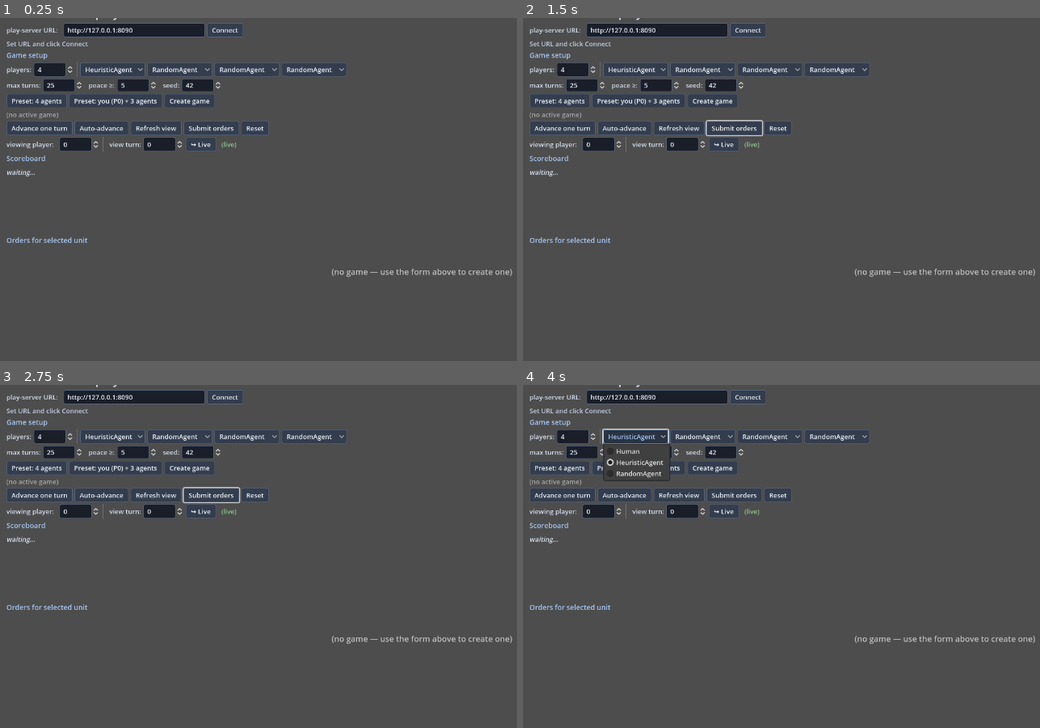
Above: before the commit, frames 1-4 (two rows, left to right).
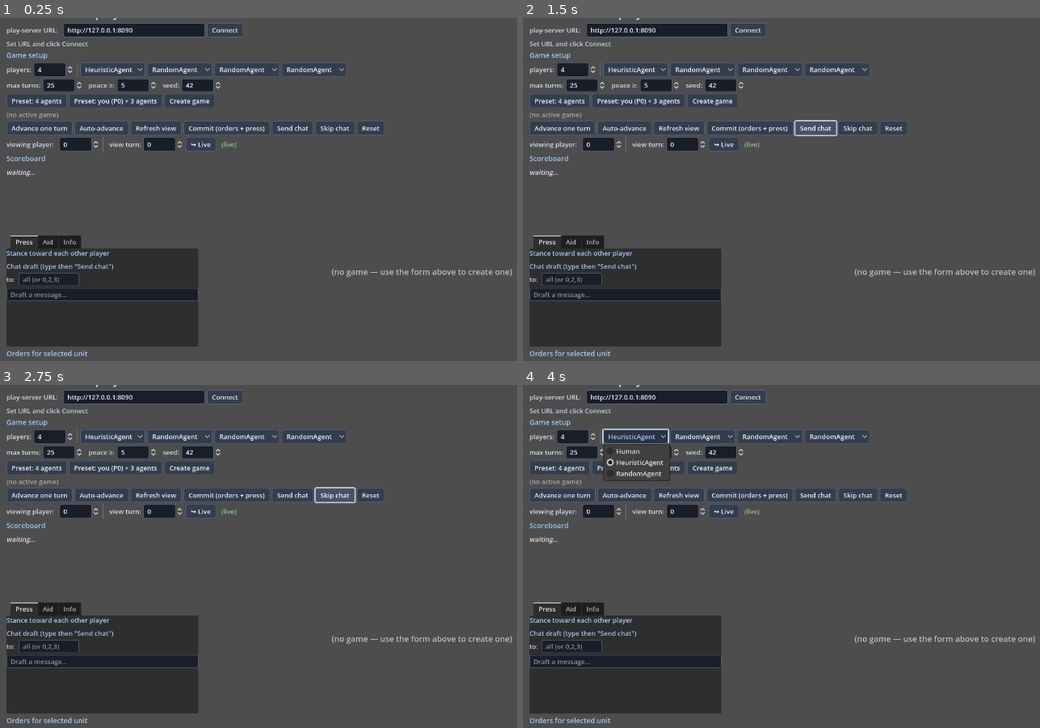
Above: after the commit, the same moments.

Repository: dbyrne/foedus-godot
Game: Godot game, scene res://scenes/Main.tscn
Two runs of this game, one before a commit and one after it. Both use one fixed random seed, a clock stepped at 60 frames per second and the inputs below.
Inputs (mouse positions are in pixels of both pictures, inside the frame that each line leads up to):
- Up to frame 1 (0.25 s): no input
- Up to frame 2 (1.5 s): click "Submit orders" (after the commit: "Commit (orders + press)") at 0.5 s; click (817, 127) at 1.25 s, where only the run after the commit has a clickable "Send chat"
- Up to frame 3 (2.75 s): click (336, 494) at 2 s, where only the run after the commit has a clickable "Skip chat"
- Up to frame 4 (4 s): click (859, 494) at 2.75 s, where only the run after the commit has a clickable "Skip chat"; click "HeuristicAgent" at 3.5 s

The runs differ from the first frame. In frame 1, 12% of the frame differs, in the area x 1-75%, y 29-99%; in frame 2, 12%; in frame 3, 12%; in frame 4, 12%.

Commit message:
Bundle 4 UI: press v0 commit flow + aid spending + trust ledger
Switches the human-seat flow from the legacy /orders + /advance to the
press v0 /chat + /commit endpoints, surfaces all Bundle 4 state in a
new TabContainer panel (Press / Aid / Info), and adds buttons for
chat-send and chat-skip.

GameClient.gd:
- press_chat(game_id, player, draft) — POST /chat (null draft = skip).
- press_commit(game_id, player, press, orders, aid_spends) — POST /commit
  with the full Bundle 4 payload.

scenes/Main.tscn:
- New "Bundle4Tabs" TabContainer between OutputLabel and OrderHeader,
  containing three scrollable tabs:
  * Press: per-player stance OptionButton list + chat draft input.
  * Aid: token-balance label, list of click-to-spend ally-intent
    buttons, and a trust-ledger grid (n×n cells, color-coded).
  * Info: détente streak indicator + observed-betrayals list.
- HBoxButtons gains "Send chat" and "Skip chat" buttons; SubmitBtn
  relabeled "Commit (orders + press)" but kept at the same node path so
  Main.gd's @onready references still resolve.

Main.gd:
- _on_submit_pressed routes through press_commit (with stance dict
  built from per-player dropdowns + aid_spends array from toggle
  buttons + orders dict from existing pending_orders).
- _on_send_chat_pressed reads recipients (comma-separated pids; blank
  = public broadcast) + body and POSTs /chat with non-null draft.
- _on_skip_chat_pressed POSTs /chat with null draft to signal chat-done.
- _populate_stance_list, _populate_aid_panel, _populate_info_panel
  rebuild the new tab contents on each /view response.
- /commit and /chat responses route through _on_response and trigger
  refresh_view automatically.

test_smoke.gd:
- Verifies the new node paths exist in the scene graph.

test_e2e.gd:
- Adds step 5: after auto-advance, fetches a live /view and asserts
  Bundle 4 fields are present (your_aid_tokens, your_aid_pending,
  your_betrayals, last_press, state.aid_tokens, state.aid_given,
  state.round_aid_pending). Validated against a foedus play-server
  carrying the matching wire-protocol changes.

Note on scope:
- This PR depends on foedus#15 (Bundle 4) which adds the wire
  serialization, view_for fields, and /commit aid_spends payload.
- Intent-declaration UI is intentionally NOT implemented for v1.
  Aid spends still work because they target the recipient's actual
  canon, not the spender's intents. A future bundle adds an Intents
  tab so humans can publish planned moves for cross-support.

Co-Authored-By: Claude Opus 4.7 (1M context) <noreply@anthropic.com>

Diff:
--- a/scenes/Main.tscn
+++ b/scenes/Main.tscn
@@ -171,7 +171,15 @@
 
 [node name="SubmitBtn" type="Button" parent="VBox/HBoxButtons"]
 layout_mode = 2
-text = "Submit orders"
+text = "Commit (orders + press)"
+
+[node name="SendChatBtn" type="Button" parent="VBox/HBoxButtons"]
+layout_mode = 2
+text = "Send chat"
+
+[node name="SkipChatBtn" type="Button" parent="VBox/HBoxButtons"]
+layout_mode = 2
+text = "Skip chat"
 
 [node name="ResetBtn" type="Button" parent="VBox/HBoxButtons"]
 layout_mode = 2
@@ -236,6 +244,97 @@
 text = "[i]waiting...[/i]"
 fit_content = true
 
+[node name="Bundle4Tabs" type="TabContainer" parent="VBox/HSplit/LeftPanel"]
+custom_minimum_size = Vector2(0, 220)
+layout_mode = 2
+size_flags_vertical = 3
+
+[node name="Press" type="ScrollContainer" parent="VBox/HSplit/LeftPanel/Bundle4Tabs"]
+layout_mode = 2
+
+[node name="VBox" type="VBoxContainer" parent="VBox/HSplit/LeftPanel/Bundle4Tabs/Press"]
+layout_mode = 2
+size_flags_horizontal = 3
+
+[node name="StanceHeader" type="Label" parent="VBox/HSplit/LeftPanel/Bundle4Tabs/Press/VBox"]
+layout_mode = 2
+text = "Stance toward each other player"
+theme_override_colors/font_color = Color(0.65, 0.78, 0.95, 1)
+
+[node name="StanceList" type="VBoxContainer" parent="VBox/HSplit/LeftPanel/Bundle4Tabs/Press/VBox"]
+layout_mode = 2
+
+[node name="ChatHeader" type="Label" parent="VBox/HSplit/LeftPanel/Bundle4Tabs/Press/VBox"]
+layout_mode = 2
+text = "Chat draft (type then \"Send chat\")"
+theme_override_colors/font_color = Color(0.65, 0.78, 0.95, 1)
+
+[node name="ChatRow" type="HBoxContainer" parent="VBox/HSplit/LeftPanel/Bundle4Tabs/Press/VBox"]
+layout_mode = 2
+
+[node name="RecipientsLabel" type="Label" parent="VBox/HSplit/LeftPanel/Bundle4Tabs/Press/VBox/ChatRow"]
+layout_mode = 2
+text = "to: "
+
+[node name="RecipientsEdit" type="LineEdit" parent="VBox/HSplit/LeftPanel/Bundle4Tabs/Press/VBox/ChatRow"]
+custom_minimum_size = Vector2(120, 0)
+layout_mode = 2
+placeholder_text = "all (or 0,2,3)"
+
+[node name="ChatBodyEdit" type="LineEdit" parent="VBox/HSplit/LeftPanel/Bundle4Tabs/Press/VBox"]
+layout_mode = 2
+placeholder_text = "Draft a message..."
+
+[node name="Aid" type="ScrollContainer" parent="VBox/HSplit/LeftPanel/Bundle4Tabs"]
+visible = false
+layout_mode = 2
+
+[node name="VBox" type="VBoxContainer" parent="VBox/HSplit/LeftPanel/Bundle4Tabs/Aid"]
+layout_mode = 2
+size_flags_horizontal = 3
+
+[node name="AidBalance" type="Label" parent="VBox/HSplit/LeftPanel/Bundle4Tabs/Aid/VBox"]
+layout_mode = 2
+text = "Aid tokens: 0"
+theme_override_font_sizes/font_size = 14
+
+[node name="AidSpendHeader" type="Label" parent="VBox/HSplit/LeftPanel/Bundle4Tabs/Aid/VBox"]
+layout_mode = 2
+text = "Backable ally intents (1 token each)"
+theme_override_colors/font_color = Color(0.65, 0.78, 0.95, 1)
+
+[node name="AidSpendList" type="VBoxContainer" parent="VBox/HSplit/LeftPanel/Bundle4Tabs/Aid/VBox"]
+layout_mode = 2
+
+[node name="TrustHeader" type="Label" parent="VBox/HSplit/LeftPanel/Bundle4Tabs/Aid/VBox"]
+layout_mode = 2
+text = "Trust ledger (rows: aid given to columns)"
+theme_override_colors/font_color = Color(0.65, 0.78, 0.95, 1)
+
+[node name="TrustGrid" type="GridContainer" parent="VBox/HSplit/LeftPanel/Bundle4Tabs/Aid/VBox"]
+layout_mode = 2
+
+[node name="Info" type="ScrollContainer" parent="VBox/HSplit/LeftPanel/Bundle4Tabs"]
+visible = false
+layout_mode = 2
+
+[node name="VBox" type="VBoxContainer" parent="VBox/HSplit/LeftPanel/Bundle4Tabs/Info"]
+layout_mode = 2
+size_flags_horizontal = 3
+
+[node name="DetenteIndicator" type="Label" parent="VBox/HSplit/LeftPanel/Bundle4Tabs/Info/VBox"]
+layout_mode = 2
+text = "Détente streak: 0 / threshold N (disabled)"
+theme_override_font_sizes/font_size = 14
+
+[node name="BetrayalsHeader" type="Label" parent="VBox/HSplit/LeftPanel/Bundle4Tabs/Info/VBox"]
+layout_mode = 2
+text = "Betrayals observed by you"
+theme_override_colors/font_color = Color(0.65, 0.78, 0.95, 1)
+
+[node name="BetrayalsList" type="VBoxContainer" parent="VBox/HSplit/LeftPanel/Bundle4Tabs/Info/VBox"]
+layout_mode = 2
+
 [node name="OrderHeader" type="Label" parent="VBox/HSplit/LeftPanel"]
 layout_mode = 2
 text = "Orders for selected unit"
--- a/scripts/GameClient.gd
+++ b/scripts/GameClient.gd
@@ -104,3 +104,38 @@
 
 func history_view(game_id: String, turn: int, player: int) -> void:
 	get_request("/games/%s/history/%d/view/%d" % [game_id, turn, player])
+
+
+# --- Press v0 + Bundle 4 -----------------------------------------------------
+##
+## Press v0 round flow per turn:
+##   1. Each human seat calls press_chat(player, draft) zero or more times
+##      with a non-null draft to broadcast/DM messages. A null draft
+##      signals "chat done" (no further chat from this seat).
+##   2. Once every human has signaled chat-done, /commit is unblocked.
+##   3. Each human seat calls press_commit(player, press, orders, aid_spends)
+##      atomically. When all have committed, the server resolves the round.
+##
+## Bundle 4 adds aid_spends to /commit — list of {target_unit, target_order}
+## dicts. Aid is gated on mutual-ALLY stance with the recipient in the
+## previous turn's locked press.
+
+
+func press_chat(game_id: String, player: int,
+		draft: Variant) -> void:
+	## Send a chat draft (or null to signal chat-done).
+	## `draft` shape: {recipients: null | [int, ...], body: String}
+	post_request("/games/%s/chat" % game_id,
+			{"player": player, "draft": draft})
+
+
+func press_commit(game_id: String, player: int, press: Dictionary,
+		orders: Dictionary, aid_spends: Array = []) -> void:
+	## Submit press tokens + orders + (optional) aid spends atomically.
+	## Server returns 425 if chat phase isn't complete yet.
+	post_request("/games/%s/commit" % game_id, {
+		"player": player,
+		"press": press,
+		"orders": orders,
+		"aid_spends": aid_spends,
+	})
--- a/scripts/Main.gd
+++ b/scripts/Main.gd
@@ -50,6 +50,17 @@
 @onready var scoreboard_list: VBoxContainer = $VBox/HSplit/LeftPanel/ScoreboardList
 @onready var game_over_banner: PanelContainer = $VBox/GameOverBanner
 @onready var game_over_label: Label = $VBox/GameOverBanner/GameOverLabel
+# Bundle 4 / press v0 UI:
+@onready var send_chat_btn: Button = $VBox/HBoxButtons/SendChatBtn
+@onready var skip_chat_btn: Button = $VBox/HBoxButtons/SkipChatBtn
+@onready var stance_list: VBoxContainer = $VBox/HSplit/LeftPanel/Bundle4Tabs/Press/VBox/StanceList
+@onready var chat_recipients_edit: LineEdit = $VBox/HSplit/LeftPanel/Bundle4Tabs/Press/VBox/ChatRow/RecipientsEdit
+@onready var chat_body_edit: LineEdit = $VBox/HSplit/LeftPanel/Bundle4Tabs/Press/VBox/ChatBodyEdit
+@onready var aid_balance_label: Label = $VBox/HSplit/LeftPanel/Bundle4Tabs/Aid/VBox/AidBalance
+@onready var aid_spend_list: VBoxContainer = $VBox/HSplit/LeftPanel/Bundle4Tabs/Aid/VBox/AidSpendList
+@onready var trust_grid: GridContainer = $VBox/HSplit/LeftPanel/Bundle4Tabs/Aid/VBox/TrustGrid
+@onready var detente_indicator: Label = $VBox/HSplit/LeftPanel/Bundle4Tabs/Info/VBox/DetenteIndicator
+@onready var betrayals_list: VBoxContainer = $VBox/HSplit/LeftPanel/Bundle4Tabs/Info/VBox/BetrayalsList
 
 var seat_options: Array[OptionButton] = []
 var client: GameClient
@@ -59,6 +70,14 @@
 var selected_unit_id: int = -1
 var pending_orders: Dictionary = {}
 var _was_terminal: bool = false
+# Bundle 4 / press v0 state. `pending_stance` maps other_player_id -> stance
+# string ("ally"|"neutral"|"hostile"). `pending_aid` is an array of
+# {target_unit, target_order} dicts ready to send on /commit.
+var pending_stance: Dictionary = {}
+var pending_aid: Array = []
+# Cached map from a "stable spend key" (target_unit + target_order_str) to
+# the AidSpend dict, so toggling spend buttons can find their entry.
+var _aid_spend_keys: Dictionary = {}
 # Replay state. `current_live_turn` is the server's authoritative latest;
 # `in_replay` is true when the user is viewing a past snapshot.
 var in_replay: bool = false
@@ -91,6 +110,8 @@
 	auto_btn.pressed.connect(_on_auto_pressed)
 	view_btn.pressed.connect(_on_view_pressed)
 	submit_btn.pressed.connect(_on_submit_pressed)
+	send_chat_btn.pressed.connect(_on_send_chat_pressed)
+	skip_chat_btn.pressed.connect(_on_skip_chat_pressed)
 	reset_btn.pressed.connect(_on_reset_pressed)
 	view_player_spin.value_changed.connect(_on_view_player_changed)
 	replay_turn_spin.value_changed.connect(_on_replay_turn_changed)
@@ -252,6 +273,9 @@
 
 
 func _on_submit_pressed() -> void:
+	## Press v0 commit: submit press tokens (stance) + orders + aid spends
+	## atomically. Server returns 425 if chat phase isn't complete yet —
+	## use "Skip chat" first if you didn't /chat anything else.
 	if current_game_id.is_empty() or current_view.is_empty():
 		return
 	sound.submit()
@@ -259,19 +283,59 @@
 	for u in current_view.get("your_units", []):
 		var uid_str: String = str(u["id"])
 		orders[uid_str] = pending_orders.get(uid_str, {"type": "Hold"})
-	if orders.is_empty():
-		status_label.text = "(no units to submit orders for)"
-		return
 	var player: int = int(view_player_spin.value)
-	status_label.text = "submitting %d order(s) for player %d..." % [
-		orders.size(), player
-	]
-	client.submit_orders(current_game_id, player, orders)
+	# Build the press payload from `pending_stance`. Empty stance → all-NEUTRAL.
+	var stance_dict: Dictionary = {}
+	for pid in pending_stance.keys():
+		stance_dict[str(pid)] = pending_stance[pid]
+	var press: Dictionary = {"stance": stance_dict, "intents": []}
+	status_label.text = ("commit: %d order(s), %d stance, %d aid spend(s) for P%d..."
+			% [orders.size(), pending_stance.size(), pending_aid.size(), player])
+	client.press_commit(current_game_id, player, press, orders, pending_aid)
 	pending_orders.clear()
+	pending_aid.clear()
 	hex_map.set_pending_orders({})
 	selected_unit_id = -1
 	hex_map.clear_selection()
 	_clear_order_list()
+
+
+func _on_send_chat_pressed() -> void:
+	## Send a chat draft (does NOT signal chat-done). Player must still
+	## click "Skip chat" or click "Commit" after the chat phase completes.
+	if current_game_id.is_empty() or current_view.is_empty():
+		return
+	var body: String = chat_body_edit.text.strip_edges()
+	if body.is_empty():
+		status_label.text = "(chat body is empty; nothing sent)"
+		return
+	var recipients_raw: String = chat_recipients_edit.text.strip_edges()
+	var recipients: Variant = null
+	if not recipients_raw.is_empty():
+		var rs: Array = []
+		for piece in recipients_raw.split(","):
+			var s: String = piece.strip_edges()
+			if s.is_empty():
+				continue
+			if s.is_valid_int():
+				rs.append(int(s))
+		if rs.size() > 0:
+			recipients = rs
+	var player: int = int(view_player_spin.value)
+	var draft: Dictionary = {"recipients": recipients, "body": body}
+	client.press_chat(current_game_id, player, draft)
+	chat_body_edit.text = ""
+	status_label.text = "chat sent (recipients=%s)" % str(recipients)
+
+
+func _on_skip_chat_pressed() -> void:
+	## Signal chat-done with no message. After this returns, /commit
+	## becomes valid (assuming all other humans have also signaled).
+	if current_game_id.is_empty():
+		return
+	var player: int = int(view_player_spin.value)
+	client.press_chat(current_game_id, player, null)
+	status_label.text = "chat-done signaled for P%d" % player
 
 
 func _on_reset_pressed() -> void:
@@ -531,6 +595,14 @@
 		var ready: bool = data.get("ready_to_resolve", false)
 		status_label.text = "orders submitted; ready_to_resolve=%s" % str(ready)
 		_refresh_view()
+	elif endpoint.contains("/commit"):
+		var advanced: bool = data.get("round_advanced", false)
+		status_label.text = "commit OK; round_advanced=%s" % str(advanced)
+		_refresh_view()
+	elif endpoint.contains("/chat"):
+		# /chat returns {ok, chat_phase_complete, ...}; refresh the view
+		# so the UI can reflect changed phase / awaiting state.
+		_refresh_view()
 	elif endpoint.contains("/view/"):
 		_apply_view(data)
 
@@ -545,12 +617,16 @@
 	current_view = view
 	hex_map.update_view(view)
 	pending_orders.clear()
+	pending_aid.clear()
 	hex_map.set_pending_orders({})
 	selected_unit_id = -1
 	hex_map.clear_selection()
 	_clear_order_list()
 	_populate_scoreboard(view)
 	_render_text(view)
+	_populate_stance_list(view)
+	_populate_aid_panel(view)
+	_populate_info_panel(view)
 	# Sync replay tracking with server's view.
 	in_replay = bool(view.get("is_replay", false))
 	var server_live_turn: int = int(view.get("current_turn",
@@ -597,3 +673,210 @@
 	for u in view.get("your_units", []):
 		lines.append("  u%s @ node %s" % [u.get("id"), u.get("location")])
 	output_label.text = "\n".join(lines)
+
+
+# --- Bundle 4 / press v0 panels --------------------------------------------
+
+
+func _stance_string(s: String) -> String:
+	## Normalize an incoming stance string (engine emits "ally"/"neutral"/"hostile").
+	var s2 := s.to_lower()
+	if s2 == "ally" or s2 == "neutral" or s2 == "hostile":
+		return s2
+	return "neutral"
+
+
+func _populate_stance_list(view: Dictionary) -> void:
+	for child in stance_list.get_children():
+		child.queue_free()
+	pending_stance.clear()
+	var you: int = int(view.get("you", -1))
+	var seats: Dictionary = view.get("seats", {})
+	var eliminated: Array = view.get("eliminated", [])
+	# Read previous-turn stance from view.last_press[me] if available, so the
+	# UI starts pre-populated with the player's prior declaration.
+	var last_press: Dictionary = view.get("last_press", {})
+	var my_last: Dictionary = last_press.get(str(you), {})
+	var my_last_stance: Dictionary = my_last.get("stance", {})
+	for k in seats.keys():
+		var pid: int = int(k)
+		if pid == you or pid in eliminated:
+			continue
+		var prior: String = _stance_string(str(my_last_stance.get(str(pid), "neutral")))
+		pending_stance[pid] = prior
+		var row := HBoxContainer.new()
+		var swatch := ColorRect.new()
+		swatch.color = HexMap.player_color(pid)
+		swatch.custom_minimum_size = Vector2(12, 12)
+		row.add_child(swatch)
+		var label := Label.new()
+		label.text = "  P%d  " % pid
+		row.add_child(label)
+		var opt := OptionButton.new()
+		opt.add_item("ALLY")
+		opt.add_item("NEUTRAL")
+		opt.add_item("HOSTILE")
+		var idx := 1  # NEUTRAL by default
+		match prior:
+			"ally": idx = 0
+			"neutral": idx = 1
+			"hostile": idx = 2
+		opt.select(idx)
+		opt.item_selected.connect(_on_stance_changed.bind(pid))
+		row.add_child(opt)
+		stance_list.add_child(row)
+
+
+func _on_stance_changed(idx: int, pid: int) -> void:
+	var s := "neutral"
+	match idx:
+		0: s = "ally"
+		1: s = "neutral"
+		2: s = "hostile"
+	pending_stance[pid] = s
+
+
+func _populate_aid_panel(view: Dictionary) -> void:
+	for child in aid_spend_list.get_children():
+		child.queue_free()
+	for child in trust_grid.get_children():
+		child.queue_free()
+	_aid_spend_keys.clear()
+
+	var balance: int = int(view.get("your_aid_tokens", 0))
+	aid_balance_label.text = "Aid tokens: %d  (cap %d)" % [
+		balance,
+		int(view.get("state", {}).get("config", {}).get("aid_token_cap", 10)),
+	]
+
+	# Backable ally intents — read other players' round_press_pending from
+	# state, intersect with mutual-ALLY in last_press, surface each Move
+	# intent as a click-to-spend row.
+	var you: int = int(view.get("you", -1))
+	var state: Dictionary = view.get("state", {})
+	# round_press_pending isn't currently in serialize_state; we use the
+	# "last_press" snapshot for displaying *prior-round* intents instead.
+	# Aid spends can target current-round canon — but we don't know current
+	# round intents yet, so rows are produced from last_press as a hint.
+	var last_press: Dictionary = view.get("last_press", {})
+	var my_last_stance: Dictionary = last_press.get(str(you), {}).get("stance", {})
+
+	for k in last_press.keys():
+		var other_pid: int = int(k)
+		if other_pid == you:
+			continue
+		var their: Dictionary = last_press[k]
+		var their_stance: Dictionary = their.get("stance", {})
+		# Mutual-ALLY check.
+		var i_ally: bool = _stance_string(str(my_last_stance.get(str(other_pid), "neutral"))) == "ally"
+		var they_ally: bool = _stance_string(str(their_stance.get(str(you), "neutral"))) == "ally"
+		if not (i_ally and they_ally):
+			continue
+		for intent in their.get("intents", []):
+			var declared: Dictionary = intent.get("declared_order", {})
+			if declared.get("type", "") != "Move":
+				continue
+			var unit_id: int = int(intent.get("unit_id", -1))
+			var dest: int = int(declared.get("dest", -1))
+			var key := "u%d:Move:n%d" % [unit_id, dest]
+			_aid_spend_keys[key] = {
+				"target_unit": unit_id,
+				"target_order": declared,
+			}
+			var btn := Button.new()
+			btn.toggle_mode = true
+			btn.text = "P%d's u%d → node %d  [1 token]" % [other_pid, unit_id, dest]
+			btn.toggled.connect(_on_aid_toggle.bind(key))
+			aid_spend_list.add_child(btn)
+	if aid_spend_list.get_child_count() == 0:
+		var hint := Label.new()
+		hint.text = "(no mutual-ALLY partners with declared Move intents)"
+		hint.add_theme_color_override("font_color", Color(0.6, 0.6, 0.6))
+		aid_spend_list.add_child(hint)
+
+	# Trust ledger: G[a,b] = aid given by a to b. Display as a labeled
+	# n×n grid with corner labels.
+	var aid_given: Dictionary = state.get("aid_given", {})
+	var seats: Dictionary = view.get("seats", {})
+	var pids: Array = []
+	for sk in seats.keys():
+		pids.append(int(sk))
+	pids.sort()
+	trust_grid.columns = pids.size() + 1
+	# Header row: empty corner + column headers.
+	var corner := Label.new()
+	corner.text = "from\to"
+	corner.custom_minimum_size = Vector2(56, 0)
+	trust_grid.add_child(corner)
+	for col_pid in pids:
+		var h := Label.new()
+		h.text = "P%d" % col_pid
+		h.add_theme_color_override("font_color", HexMap.player_color(col_pid))
+		trust_grid.add_child(h)
+	for row_pid in pids:
+		var row_label := Label.new()
+		row_label.text = "P%d" % row_pid
+		row_label.add_theme_color_override("font_color", HexMap.player_color(row_pid))
+		trust_grid.add_child(row_label)
+		for col_pid in pids:
+			var v: int = int(aid_given.get("%d,%d" % [row_pid, col_pid], 0))
+			var cell := Label.new()
+			if row_pid == col_pid:
+				cell.text = "—"
+				cell.add_theme_color_override("font_color", Color(0.4, 0.4, 0.4))
+			else:
+				cell.text = str(v)
+				if v > 0:
+					cell.add_theme_color_override("font_color", Color(0.85, 0.65, 0.25))
+				else:
+					cell.add_theme_color_override("font_color", Color(0.5, 0.5, 0.5))
+			trust_grid.add_child(cell)
+
+
+func _on_aid_toggle(toggled: bool, key: String) -> void:
+	var spend: Dictionary = _aid_spend_keys.get(key, {})
+	if spend.is_empty():
+		return
+	if toggled:
+		pending_aid.append(spend)
+	else:
+		for i in range(pending_aid.size() - 1, -1, -1):
+			if pending_aid[i].hash() == spend.hash():
+				pending_aid.remove_at(i)
+				break
+
+
+func _populate_info_panel(view: Dictionary) -> void:
+	for child in betrayals_list.get_children():
+		child.queue_free()
+	var state: Dictionary = view.get("state", {})
+	var streak: int = int(state.get("mutual_ally_streak", 0))
+	var threshold_raw: Variant = state.get("config", {}).get("detente_threshold", 0)
+	var threshold: int = int(threshold_raw) if threshold_raw != null else 0
+	if threshold <= 0:
+		detente_indicator.text = "Détente streak: %d  (détente disabled)" % streak
+	else:
+		detente_indicator.text = "Détente streak: %d / %d turns" % [streak, threshold]
+		if streak >= threshold:
+			detente_indicator.add_theme_color_override("font_color",
+					Color(0.5, 0.86, 0.5))
+		else:
+			detente_indicator.add_theme_color_override("font_color",
+					Color(0.78, 0.82, 0.92))
+	for b in view.get("your_betrayals", []):
+		var line := Label.new()
+		var actual: Dictionary = b.get("actual_order", {})
+		var declared: Dictionary = b.get("intent", {}).get("declared_order", {})
+		line.text = "T%d  P%d declared %s, did %s" % [
+			int(b.get("turn", 0)),
+			int(b.get("betrayer", -1)),
+			_format_order(declared),
+			_format_order(actual),
+		]
+		line.add_theme_color_override("font_color", Color(0.95, 0.55, 0.55))
+		betrayals_list.add_child(line)
+	if betrayals_list.get_child_count() == 0:
+		var hint := Label.new()
+		hint.text = "(no betrayals observed by you yet)"
+		hint.add_theme_color_override("font_color", Color(0.6, 0.6, 0.6))
+		betrayals_list.add_child(hint)
--- a/scripts/test_e2e.gd
+++ b/scripts/test_e2e.gd
@@ -93,11 +93,36 @@
 		if typeof(data) == TYPE_DICTIONARY and data.get("is_replay", false) \
 				and int(data.get("turn", -1)) == 1:
 			print("  past view at turn 1 ok (is_replay=true)")
-			print("--- ALL OK ---")
-			_finish(0)
+			step = 5
+			print("step 5: GET /games/%s/view/0  (Bundle 4 field check)" % game_id)
+			client.view(game_id, 0)
 		else:
 			print("FAIL: replay view did not return is_replay/turn=1: %s" % str(data))
 			_finish(1)
+	elif step == 5 and endpoint.contains("/view/"):
+		# Bundle 4: validate that the new fields exist in the live view.
+		if typeof(data) != TYPE_DICTIONARY:
+			print("FAIL: view not a dict")
+			_finish(1)
+			return
+		var missing: Array[String] = []
+		for k in ["your_aid_tokens", "your_aid_pending", "your_betrayals", "last_press"]:
+			if not data.has(k):
+				missing.append(k)
+		var state: Dictionary = data.get("state", {})
+		for k in ["aid_tokens", "aid_given", "round_aid_pending"]:
+			if not state.has(k):
+				missing.append("state.%s" % k)
+		if not missing.is_empty():
+			print("FAIL: view missing Bundle 4 fields: %s" % str(missing))
+			_finish(1)
+			return
+		print("  Bundle 4 fields present: your_aid_tokens=%s state.aid_given=%s" % [
+				str(data["your_aid_tokens"]),
+				str(state["aid_given"]),
+		])
+		print("--- ALL OK ---")
+		_finish(0)
 
 
 func _on_failure(endpoint: String, message: String) -> void:
--- a/scripts/test_smoke.gd
+++ b/scripts/test_smoke.gd
@@ -70,11 +70,21 @@
 		"VBox/HBoxButtons/AutoBtn",
 		"VBox/HBoxButtons/ViewBtn",
 		"VBox/HBoxButtons/SubmitBtn",
+		"VBox/HBoxButtons/SendChatBtn",
+		"VBox/HBoxButtons/SkipChatBtn",
 		"VBox/HBoxButtons/ResetBtn",
 		"VBox/HSplit/LeftPanel/OutputLabel",
 		"VBox/HSplit/LeftPanel/OrderScroll/OrderList",
 		"VBox/HSplit/LeftPanel/ScoreboardList",
 		"VBox/HSplit/HexMap",
+		"VBox/HSplit/LeftPanel/Bundle4Tabs",
+		"VBox/HSplit/LeftPanel/Bundle4Tabs/Press/VBox/StanceList",
+		"VBox/HSplit/LeftPanel/Bundle4Tabs/Press/VBox/ChatBodyEdit",
+		"VBox/HSplit/LeftPanel/Bundle4Tabs/Aid/VBox/AidBalance",
+		"VBox/HSplit/LeftPanel/Bundle4Tabs/Aid/VBox/AidSpendList",
+		"VBox/HSplit/LeftPanel/Bundle4Tabs/Aid/VBox/TrustGrid",
+		"VBox/HSplit/LeftPanel/Bundle4Tabs/Info/VBox/DetenteIndicator",
+		"VBox/HSplit/LeftPanel/Bundle4Tabs/Info/VBox/BetrayalsList",
 		"VBox/GameOverBanner/GameOverLabel",
 		"VBox/ViewSelect/ViewPlayerSpin",
 		"VBox/ViewSelect/ReplayTurnSpin",
